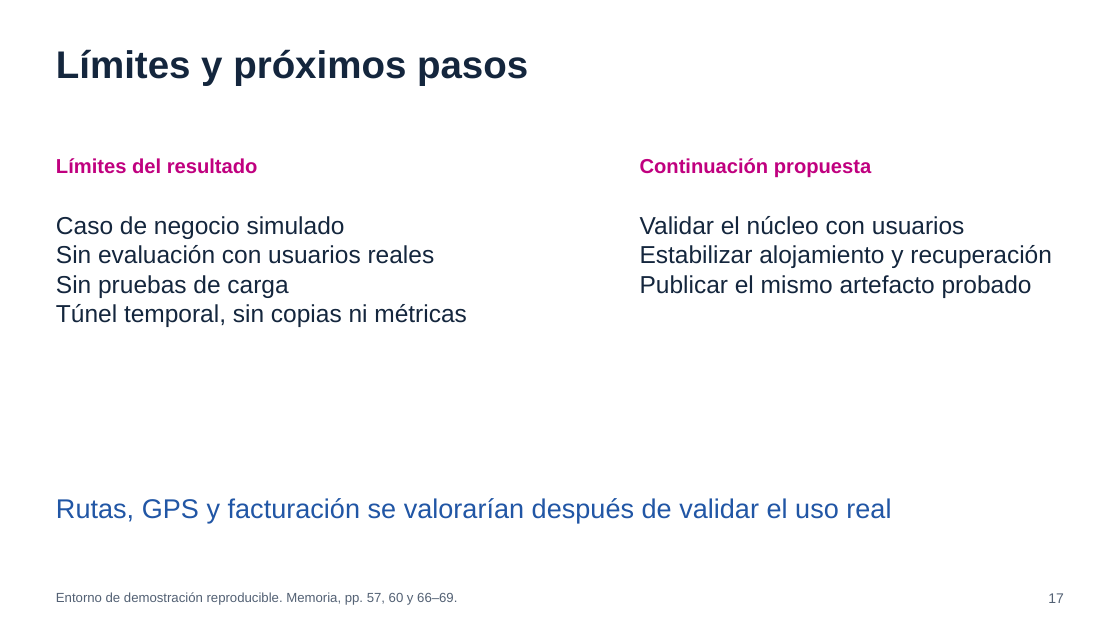
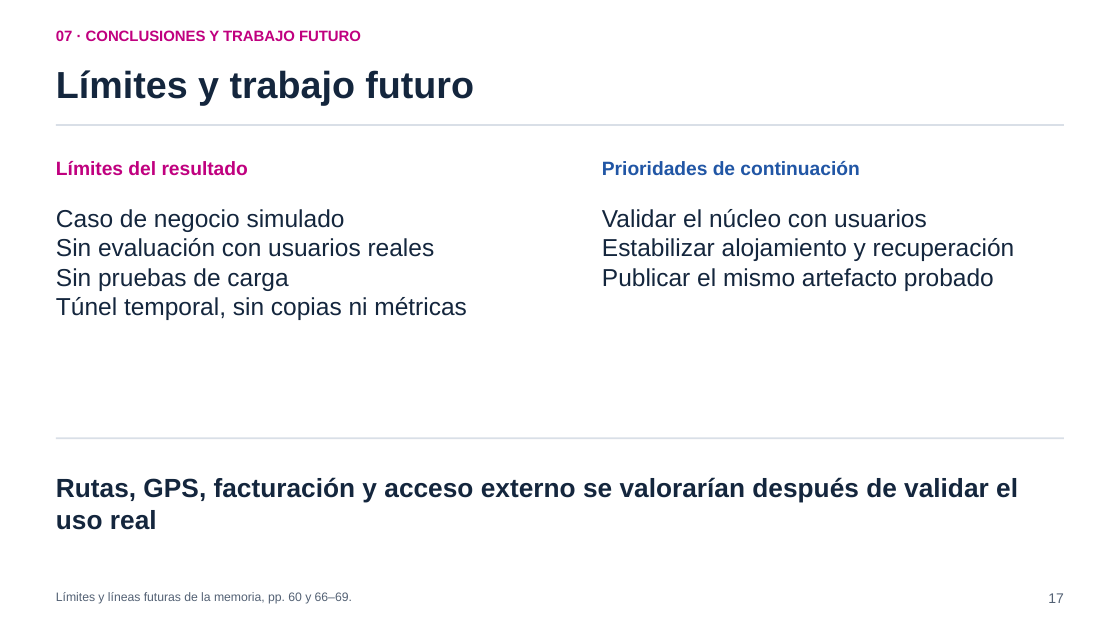
Before and after one commit to pey-45/TransitOps, a slide deck: slide 17 of tfg/presentacion/entrega/TransitOps_Presentacion_TFG.pptx. Drawn at 1120x630 pixels with LibreOffice and Linux fonts; fonts in the diff are those of the drawing. Boxes give left, top, right and bottom in pixels: in the first picture for what was removed or moved away, otherwise in the second. Text is boxed around its words. In the diff, an @@ line names an element or a change of style, - is before the commit and + after.

```diff
--- a/tfg/presentacion/entrega/TransitOps_Presentacion_TFG.pptx
+++ b/tfg/presentacion/entrega/TransitOps_Presentacion_TFG.pptx
@@ text added at [56,30,361,41], 12.8 pt, text #C0007F, bold @@
+07 · CONCLUSIONES Y TRABAJO FUTURO
@@ text at [56,70,474,105]: text changed; size 33 to 32.2 pt @@
-Límites y próximos pasos
+Límites y trabajo futuro
@@ rectangle added at [56,124,1065,126], fill #D9DFE7 @@
@@ text "Límites del resultado" at [56,161,248,176]: size 17.2 to 16.5 pt @@
@@ text at [602,161,859,175]: text changed; size 17.2 to 16.5 pt; text colour #C0007F to #2156A5 @@
-Continuación propuesta
+Prioridades de continuación
@@ text "Caso de negocio simulado": place and size @@
-text "Caso de negocio simulado" at [56,216,467,327]
+text "Caso de negocio simulado" at [56,209,467,320]
@@ text "Validar el núcleo con usuarios": place and size @@
-text "Validar el núcleo con usuarios" at [640,216,1052,298]
+text "Validar el núcleo con usuarios" at [602,209,1015,291]
@@ rectangle added at [56,438,1065,439], fill #D9DFE7 @@
@@ text at [56,477,1018,530]: text changed; size 23.2 to 22.5 pt; text colour #2156A5 to #14263D; bold on @@
-Rutas, GPS y facturación se valorarían después de validar el uso real
+Rutas, GPS, facturación y acceso externo se valorarían después de validar el uso real
@@ text at [56,592,352,604]: text changed; size 11.2 to 10.5 pt @@
-Entorno de demostración reproducible. Memoria, pp. 57, 60 y 66–69.
+Límites y líneas futuras de la memoria, pp. 60 y 66–69.
```
Also in this commit, not shown: 9 other slides changed, 12 slides added, 12 slides removed, 7 other files.
